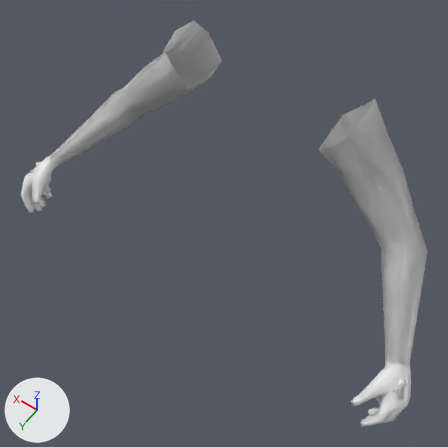
Renders of the FBX model Assets/Game/Resources/Hands/AlienHands.fbx from each side of a commit.
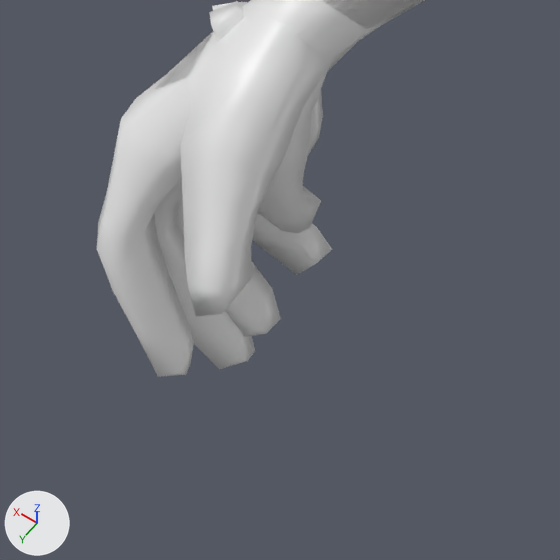
The first picture shows the older version from a camera (50 mm lens) standing at (-0.644, 1.093, 0.88) and looking at (-0.034, 0.239, -0.462). The close-ups show the older and then the newer version on the part from 2% to 19% of the width and 36% to 53% of the height of that picture. Only the edits that show in the close-ups are written down. The axes (+X, +Y, +Z) are drawn at lower left. The lights are the same throughout.

In view in the first close-up: 'ArmR_Cup', 'ArmR_Fist'.
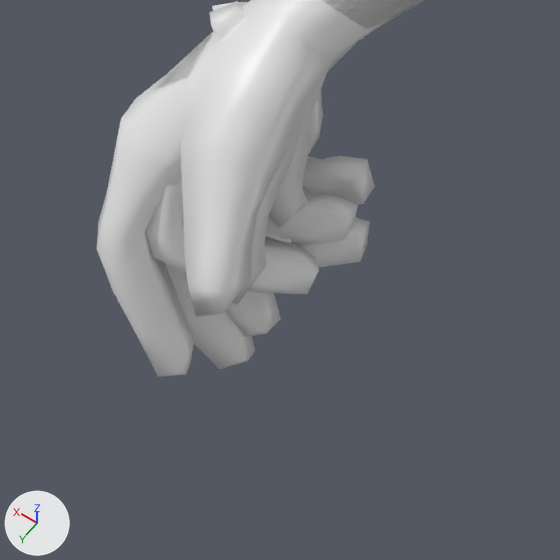
What differs and where, as boxes (x1, y1, x2, y2) in the close-ups (560 x 560 px):
'ArmR_Wrap', added: after (145, 0, 425, 305)

Edits to the bpy script that builds the scene:
```text
Add me_armr_wrap:
    me_armr_wrap.from_pydata(...)  # 304 vertices, 598 faces; spans x 0.189..0.667, y -0.082..0.406, z -0.669..-0.098
    me_armr_wrap.materials.append(mat_alienskin)  # white #e7e7e7
Add ob_armr_wrap:
    ob_armr_wrap = bpy.data.objects.new('ArmR_Wrap', me_armr_wrap)
    ob_armr_wrap.location = (0.0, 0.0, 0.0)
```
